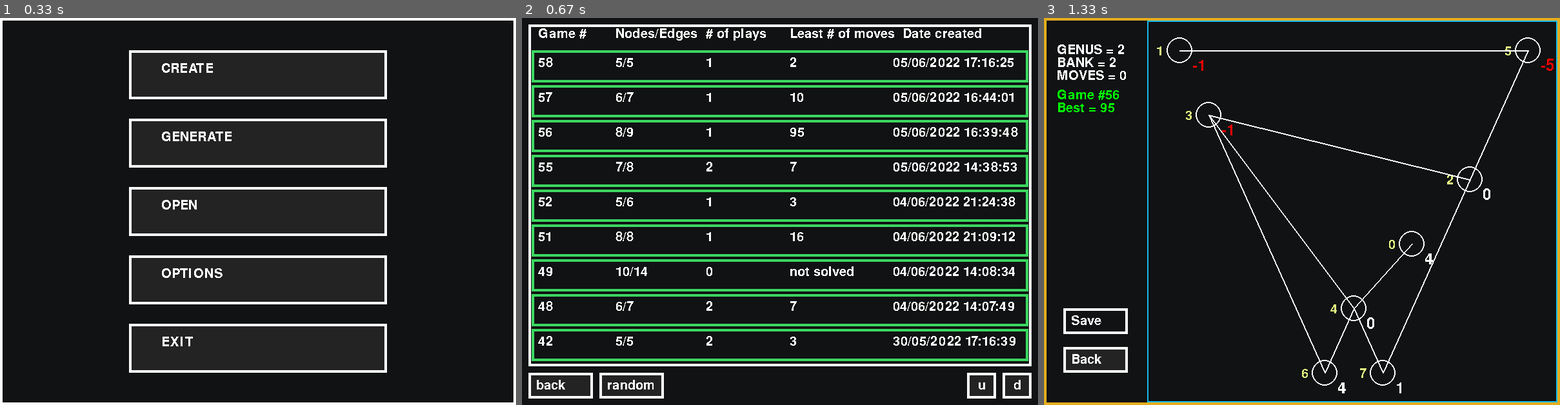
Above: before the commit, frames 1-3 (left to right).
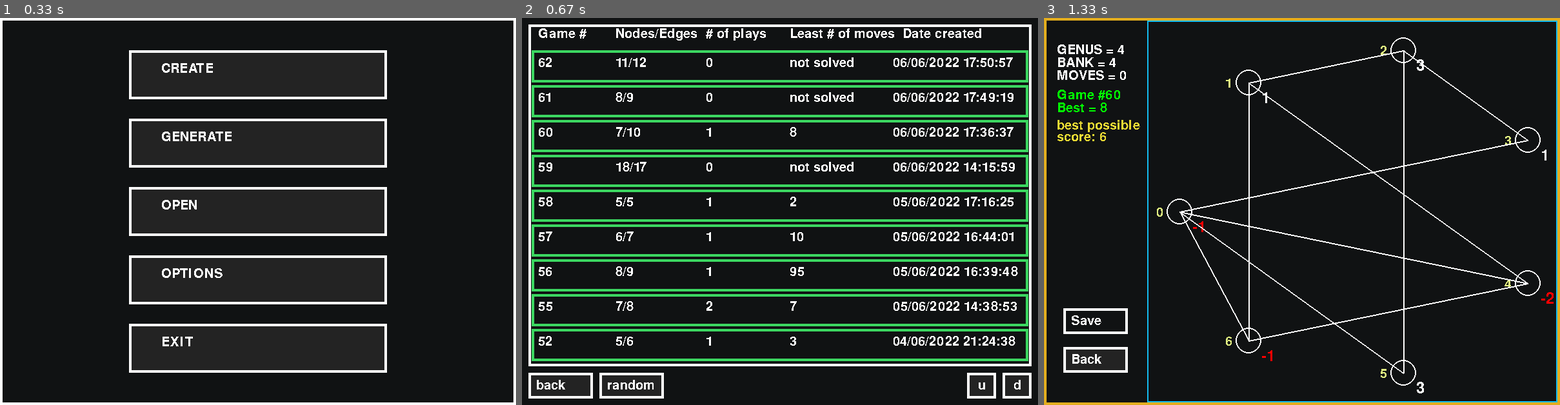
Above: after the commit, the same moments.

Repository: rayannott/dollargame
Game: pygame game, started from Gui.py
Two runs of this game, one before a commit and one after it. Both use one fixed random seed, a clock stepped at 60 frames per second and the inputs below.
Inputs (mouse positions are in pixels of both pictures, inside the frame that each line leads up to):
- Up to frame 1 (0.33 s): no input
- Up to frame 2 (0.67 s): press the mouse at (780, 234) at 0.37 s; move the mouse to (718, 226) at 0.47 s; release the mouse at (656, 215) at 0.6 s
- Up to frame 3 (1.33 s): press the mouse at (1302, 203) at 0.7 s; move the mouse to (1214, 161) at 0.8 s; release the mouse at (1126, 118) at 0.93 s; press the mouse at (1302, 203) at 1.03 s; move the mouse to (1332, 203) at 1.13 s; release the mouse at (1363, 199) at 1.27 s

Frame 1 is identical in both runs. In frame 2, 2.8% of the frame differs, in the area x 3-97%, y 10-85%; in frame 3, 4.0%, in the area x 2-99%, y 5-97%.

Commit message:
added the displaying of the best possible score in GameWindow

Diff:
--- a/Graph.py
+++ b/Graph.py
@@ -2,7 +2,8 @@
 import json
 import numpy as np
 from datetime import datetime
-
+from copy import deepcopy
+from random import choice
 
 class DGGraph(nx.Graph):
     def __init__(self, **kwargs):
@@ -77,6 +78,7 @@
 
     def is_victory(self):
         return self.debt == 0
+
 
 
 # utils
@@ -149,3 +151,51 @@
     for e in G.edges():
         DG.add_edge(*e)
     return DG
+
+# game solving algorithm
+
+def collapse_moves(moves):
+    collapsed = dict()
+    for node, move in moves:
+        if not node in collapsed.keys():
+            collapsed[node] = 0
+        collapsed[node] += 1 if move == 'take' else -1
+    num_moves = sum([abs(num) for num in collapsed.values()])
+    return collapsed, num_moves
+
+def solve(G):
+    done = False
+    moves = []
+    while not done:
+        n = choice(list(G.nodes))
+        if G.nodes[n]['val'] > 0:
+            G.give(n)
+            moves.append((n, 'give'))
+        elif G.nodes[n]['val'] < 0:
+            G.take(n)
+            moves.append((n, 'take'))
+        if G.is_victory():
+            done = True
+    return collapse_moves(moves)
+
+def find_best(G, N=10):
+    best_so_far = None
+    min_num_of_moves = np.inf
+    for _ in range(N):
+        g = deepcopy(G)
+        moves, number_of_moves = solve(g)
+        if number_of_moves < min_num_of_moves:
+            best_so_far = moves
+            min_num_of_moves = number_of_moves
+    return best_so_far, min_num_of_moves
+
+def show_instruction(moves):
+    arrows = ['->', '<-']
+    tmp = []
+    for node, move in moves.items():
+        if move > 0:
+            tmp.append(f'{node}<-({abs(move)})')
+        elif move < 0:
+            tmp.append(f'{node}->({abs(move)})')
+    s = ', '.join(tmp)
+    return s
--- a/Gui.py
+++ b/Gui.py
@@ -1,6 +1,7 @@
 import json
+from numpy import min_scalar_type
 import pygame
-from Graph import DGGraph, load_game, generate_game
+from Graph import DGGraph, load_game, generate_game, find_best, show_instruction
 from utils import *
 from itertools import count
 from math import sqrt
@@ -58,8 +59,9 @@
         valid = is_game_valid(G)
         screen.blit(my_font.render(
             'valid' if valid else 'invalid', False, GREEN if valid else RED), (20, 80))
-    elif not y_shift_genus_bank:
-        screen.blit(my_font.render(f'MOVES = {num_moves}', False, WHITE), (20, 80 + shift))
+    else:
+        if not y_shift_genus_bank:
+            screen.blit(my_font.render(f'MOVES = {num_moves}', False, WHITE), (20, 80 + shift))
 
 
 def display_nodes_edges(G):
@@ -323,12 +325,17 @@
         else:
             best = None
     print(f'Game #{val} is started')
+    # TODO: output best existing solution's instruction
 
     running_game = True
     is_victory = False
     only_once = True
     moves = []
     g_not_solved = deepcopy(g) # what the fuck is a deepcopy????
+
+    if OPTIONS['show_best_possible']:
+        moves_best, min_num_moves = find_best(g, N=1000)
+        print(show_instruction(moves_best)) # output optimal strategy to the console
 
     while running_game:
         screen.fill(THEME['background'])
@@ -394,6 +401,11 @@
         display_prev_stats(val, best)
         display_labels(g, sandbox=False, num_moves=len(moves))
         display_nodes_edges(g)
+
+        if OPTIONS['show_best_possible']:
+            screen.blit(my_font.render(f'best possible', False, YELLOW), (20, 157))
+            screen.blit(my_font.render(f'score: {min_num_moves}', False, YELLOW), (20, 175))
+
         # orange outline (when not solved)
         pygame.draw.rect(screen, THEME['playing_outline'] if not is_victory else THEME['won_outline'], [
                          0, 0, WIDTH, HEIGHT], 4)
@@ -409,11 +421,13 @@
     # by colouring the number of moves to gold if best_score <= best_possible
     # (computationally expensive)
     show_indices = OPTIONS['show_node_ids']
+    show_best_possible = OPTIONS['show_best_possible']
     sort_by = OPTIONS['sort_by']
     sort_by_num = SORTBY_LIST.index(sort_by)
     layout = OPTIONS['layout']
     layout_num = LAYOUT_LIST.index(layout)
     dummy = OPTIONS['dummy']
+
 
     btn_back = Button(topleft=(10, 550), size=(100, 40),
                             text='Back', hover_text='go back to the menu (you clicked the save btn, right?)')
@@ -421,14 +435,17 @@
                             text='Save', hover_text='save the changes')
     btn_show_ind = Button(topleft=(15, 30), size=(120, 40),
                             text='Indices', hover_text='when set to True shows nodes\' indices')
-    btn_sort_by = Button(topleft=(15, 80), size=(120, 40),
+    btn_show_best_possible = Button(topleft=(15, 80), size=(120, 40),
+                            text='Best', hover_text='when set to ...')
+    btn_sort_by = Button(topleft=(15, 130), size=(120, 40),
                             text='Sortby', hover_text='choose how to sort games in the game opening window')
-    btn_layout = Button(topleft=(15, 130), size=(120, 40),
+    btn_layout = Button(topleft=(15, 180), size=(120, 40),
                             text='Layout', hover_text='choose a layout for a generated game')
-    cnt_dummy = Counter(topleft=(15, 180), size=(120, 40),
+    cnt_dummy = Counter(topleft=(15, 230), size=(120, 40),
                             text='dummy', value=dummy, hover_text='a dummy counter')
 
-    hover = HoverTooltip(objects=[btn_back, btn_save, btn_show_ind, btn_sort_by, btn_layout, cnt_dummy])
+    hover = HoverTooltip(objects=[btn_back, btn_save, btn_show_ind,
+                                    btn_sort_by, btn_layout, btn_show_best_possible, cnt_dummy])
 
     running_options = True
     while running_options:
@@ -447,10 +464,13 @@
                         OPTIONS['dummy'] = dummy
                         OPTIONS['sort_by'] = sort_by
                         OPTIONS['layout'] = layout
+                        OPTIONS['show_best_possible'] = show_best_possible
                         with open('options.json', 'w') as f:
                             json.dump(OPTIONS, f)
                     elif btn_show_ind.hovering(up):
                         show_indices = not show_indices
+                    elif btn_show_best_possible.hovering(up):
+                        show_best_possible = not show_best_possible
                     elif btn_sort_by.hovering(up):
                         sort_by_num += 1
                         sort_by = SORTBY_LIST[sort_by_num % len(SORTBY_LIST)]
@@ -467,6 +487,7 @@
         btn_back.draw(screen, my_font)
         btn_save.draw(screen, my_font)
         btn_show_ind.draw(screen, my_font)
+        btn_show_best_possible.draw(screen, my_font)
         btn_sort_by.draw(screen, my_font)
         btn_layout.draw(screen, my_font)
         cnt_dummy.draw(screen, my_font)
@@ -479,10 +500,12 @@
         x, y = btn_show_ind.topleft
         screen.blit(my_font.render(str(show_indices), False, GREEN if show_indices else RED),
                     (x + btn_show_ind.size[0] + 5, y + 13))
+        screen.blit(my_font.render(str(show_best_possible), False, GREEN if show_best_possible else RED),
+                    (x + btn_show_ind.size[0] + 5, y + 60))
         screen.blit(my_font.render(sort_by, False, WHITE),
-                    (x + btn_show_ind.size[0] + 5, y + 58))
+                    (x + btn_show_ind.size[0] + 5, y + 108))
         screen.blit(my_font.render(layout, False, WHITE),
-                    (x + btn_show_ind.size[0] + 5, y + 103))
+                    (x + btn_show_ind.size[0] + 5, y + 155))
 
         # light yellow outline
         pygame.draw.rect(screen, THEME['options_outline'], [0, 0, WIDTH, HEIGHT], 4)
--- a/games/38.json
+++ b/games/38.json
@@ -1 +1 @@
-{"graph": {"edges": [[0, 3], [0, 1], [0, 2], [0, 5], [0, 6], …(292 unchanged characters)…  [6, "take"], [0, "take"], [3, "take"]]}], "info": {"date_created": "20/05/2022 00:51:42"}}
+{"graph": {"edges": [[0, 3], [0, 1], [0, 2], [0, 5], [0, 6], …(292 unchanged characters)…  [6, "take"], [0, "take"], [3, "take"]]}, {"date_played": "06/06/2022 17:06:19", "moves": [[5, "give"], [2, "give"], [1, "give"]]}], "info": {"date_created": "20/05/2022 00:51:42"}}
--- a/games/41.json
+++ b/games/41.json
@@ -1 +1 @@
-{"graph": {"edges": [[0, 2], [0, 1], [0, 3], [0, 5], [1, 2], …(386 unchanged characters)…  [5, "take"], [5, "take"], [5, "take"]]}], "info": {"date_created": "22/05/2022 19:02:01"}}
+{"graph": {"edges": [[0, 2], [0, 1], [0, 3], [0, 5], [1, 2], …(386 unchanged characters)…  [5, "take"], [5, "take"], [5, "take"]]}, {"date_played": "06/06/2022 17:11:28", "moves": [[1, "give"], [0, "take"], [0, "take"], [5, "take"], [5, "take"], [5, "take"], [5, "take"], [2, "give"]]}], "info": {"date_created": "22/05/2022 19:02:01"}}
--- /dev/null
+++ b/games/59.json
@@ -0,0 +1 @@
+{"graph": {"edges": [[0, 1], [1, 2], [2, 3], [3, 4], [4, 5], [5, 6], [6, 7], [7, 8], [8, 9], [9, 10], [10, 11], [11, 12], [12, 13], [13, 14], [14, 15], [15, 16], [16, 17]], "values": {"0": -17, "1": -14, "2": -10, "3": -6, "4": -2, "5": 3, "6": -3, "7": 1, "8": -4, "9": 1, "10": -1, "11": 2, "12": 3, "13": 6, "14": 9, "15": 11, "16": 12, "17": 15}, "positions": {"0": [211, 46], "1": [203, 117], "2": [217, 196], "3": [258, 281], "4": [301, 351], "5": [382, 410], "6": [480, 438], "7": [593, 435], "8": [673, 394], "9": [707, 313], "10": [683, 212], "11": [601, 133], "12": [493, 145], "13": [424, 199], "14": [412, 276], "15": [465, 345], "16": [565, 341], "17": [583, 272]}}, "plays": [], "info": {"date_created": "06/06/2022 14:15:59"}}
--- /dev/null
+++ b/games/60.json
@@ -0,0 +1 @@
+{"graph": {"edges": [[0, 3], [0, 4], [0, 5], [0, 6], [1, 2], [1, 4], [1, 6], [2, 3], [2, 5], [4, 6]], "values": {"0": -1, "1": 1, "2": 3, "3": 1, "4": -2, "5": 3, "6": -1}, "positions": {"0": [210.0, 300.0], "1": [317.0, 100.0], "2": [557.0, 50.0], "3": [750.0, 189.0], "4": [750.0, 411.0], "5": [557.0, 550.0], "6": [317.0, 500.0]}}, "plays": [{"date_played": "06/06/2022 17:36:37", "moves": [[2, "give"], [0, "take"], [6, "take"], [4, "take"], [5, "give"], [4, "take"], [6, "take"], [1, "take"]]}], "info": {"date_created": "06/06/2022 17:36:37"}}
--- /dev/null
+++ b/games/61.json
@@ -0,0 +1 @@
+{"graph": {"edges": [[0, 1], [0, 6], [1, 4], [1, 3], [2, 3], [2, 7], [3, 4], [4, 5], [5, 6]], "values": {"0": 3, "1": -1, "2": 3, "3": 2, "4": -3, "5": -3, "6": 4, "7": -3}, "positions": {"0": [282, 324], "1": [372, 184], "2": [623, 375], "3": [676, 187], "4": [461, 426], "5": [519, 56], "6": [280, 123], "7": [698, 480]}}, "plays": [], "info": {"date_created": "06/06/2022 17:49:19"}}
--- /dev/null
+++ b/games/62.json
@@ -0,0 +1 @@
+{"graph": {"edges": [[0, 6], [0, 10], [1, 6], [1, 2], [1, 7], [2, 4], [2, 5], [2, 9], [2, 8], [3, 4], [5, 7], [8, 9]], "values": {"0": 0, "1": 2, "2": 4, "3": -1, "4": -4, "5": -1, "6": -3, "7": -1, "8": 2, "9": 1, "10": 4}, "positions": {"0": [312, 252], "1": [500, 161], "2": [568, 344], "3": [412, 508], "4": [258, 434], "5": [704, 137], "6": [348, 67], "7": [628, 61], "8": [666, 428], "9": [545, 527], "10": [201, 133]}}, "plays": [], "info": {"date_created": "06/06/2022 17:50:57"}}
--- a/options.json
+++ b/options.json
@@ -1 +1 @@
-{"show_node_ids": true, "dummy": 18, "sort_by": "date_created", "layout": "planar"}
+{"show_node_ids": true, "dummy": 10, "sort_by": "date_created", "layout": "shell", "show_best_possible": true}
--- a/utils.py
+++ b/utils.py
@@ -7,7 +7,7 @@
 from math import sqrt
 
 PANEL_HEIGHT = 50
-WHITE, GREEN, RED = (255, 255, 255), (0, 255, 0), (255, 0, 0)
+WHITE, GREEN, RED, YELLOW = (255, 255, 255), (0, 255, 0), (255, 0, 0), (233, 218, 52)
 RECTS = [pygame.Rect([15, PANEL_HEIGHT + ind*(PANEL_HEIGHT + 4), 770, PANEL_HEIGHT])
          for ind in range(9)]
 WIDTH, HEIGHT = 800, 600
Not shown, changed: dollar_game_RL.ipynb
